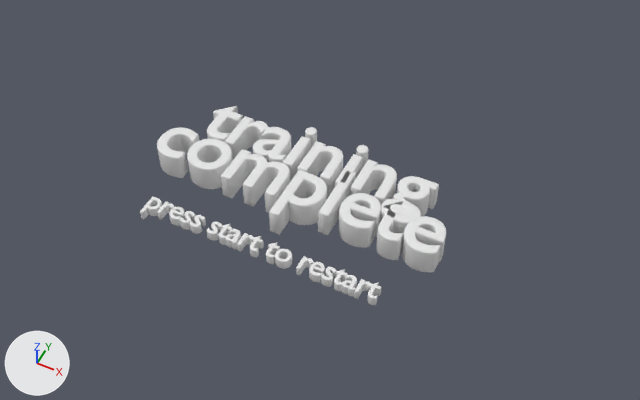
Two versions of the Blender file LookingGalssCloudsV2/Crewcible/Assets/Models/GameOverText.blend, one commit apart.
The view is the same before and after, from a 50 mm lens placed at (5.68, -10.83, 12.96), pointed at (0.48, -0.42, -0.04). Every picture has the same lights, and +X, +Y and +Z are marked at lower left. Text is drawn in Blender's own font.

In view in the first picture: 'Text', 'Text.001'.
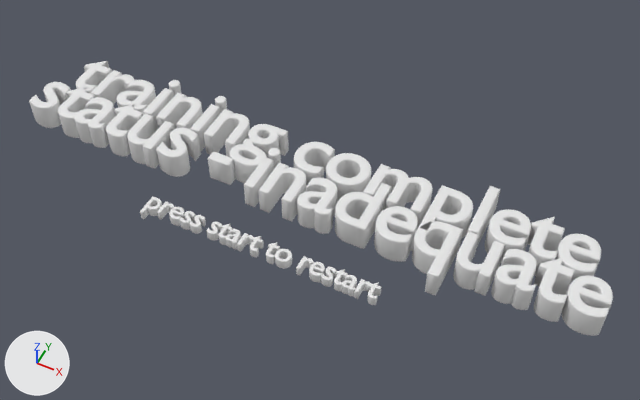
What differs and where, as boxes [x1, y1, x2, y2] in the pictures (640 x 400 px):
```json
{"object": "Text", "change": "text changed", "before": [157, 106, 446, 272], "after": [29, 61, 613, 336]}
```

Scene script edits in JSON lines:
```json
{"op": "set", "path": "txt_text_002.body", "old": "'training\\ncomplete'", "new": "'training complete\\nstatus - inadequate'"}
```
